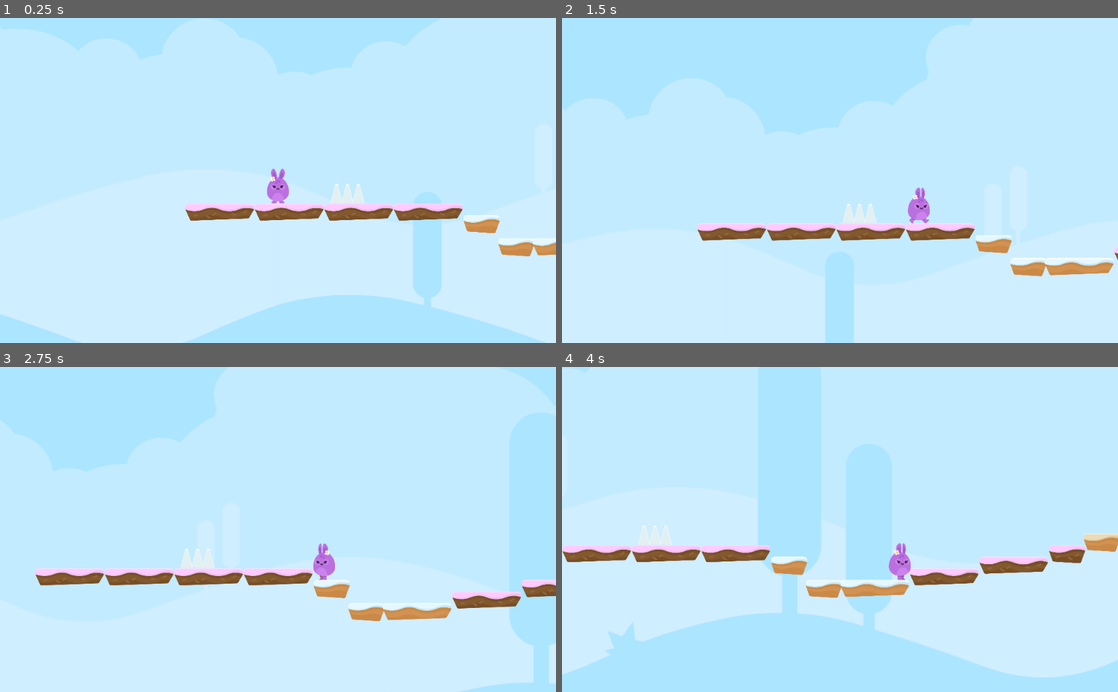
Above: before the commit, frames 1-4 (two rows, left to right).
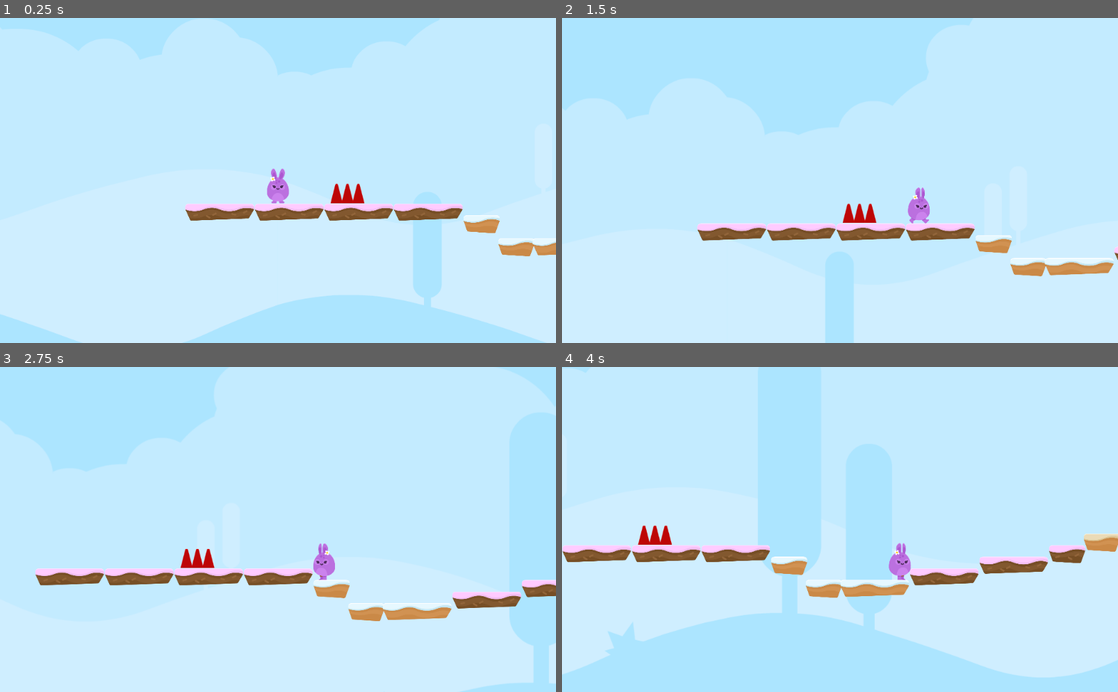
Above: after the commit, the same moments.

Repository: KennedyMungai/SimplePlatformer
Game: Godot game, scene res://Scenes/Levels/Level1.tscn
Two runs of this game, one before a commit and one after it. Both use one fixed random seed, a clock stepped at 60 frames per second and the inputs below.
Inputs:
- Up to frame 1 (0.25 s): no input
- Up to frame 2 (1.5 s): hold D (right) from 0.53 s (still down); tap W (jump) at 0.77 s
- Up to frame 3 (2.75 s): tap W (jump) at 1.52 s; release D (right) at 2.03 s; hold A (left) from 2.03 s (still down)
- Up to frame 4 (4 s): release A (left) at 2.78 s; hold D (right) from 2.78 s (still down); tap W (jump) at 3.02, 3.77 s

The runs differ from the first frame. In frame 1, 0.3% of the frame differs, in the area x 59-66%, y 50-58%; in frame 2, 0.2%; in frame 3, 0.3%; in frame 4, 0.2%.

Commit message:
Made the spiek top red

Diff:
--- a/Scenes/SpikeTop.tscn
+++ b/Scenes/SpikeTop.tscn
@@ -9,6 +9,7 @@
 script = ExtResource( 2 )
 
 [node name="Sprite" type="Sprite" parent="."]
+self_modulate = Color( 0.835294, 0.027451, 0.027451, 1 )
 texture = ExtResource( 1 )
 
 [node name="CollisionPolygon2D" type="CollisionPolygon2D" parent="."]
